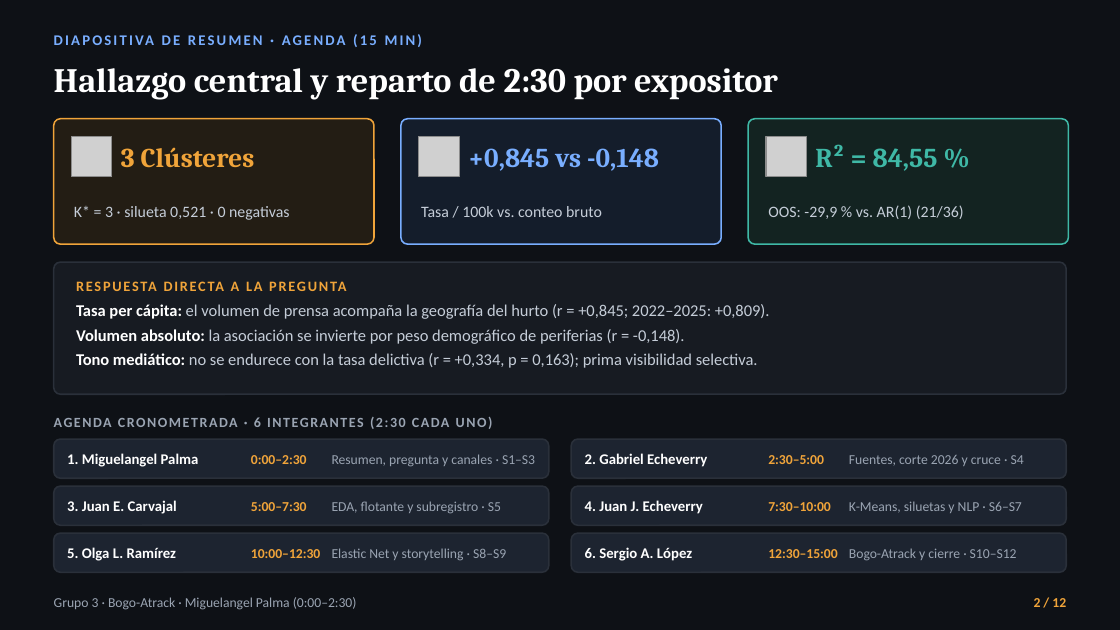
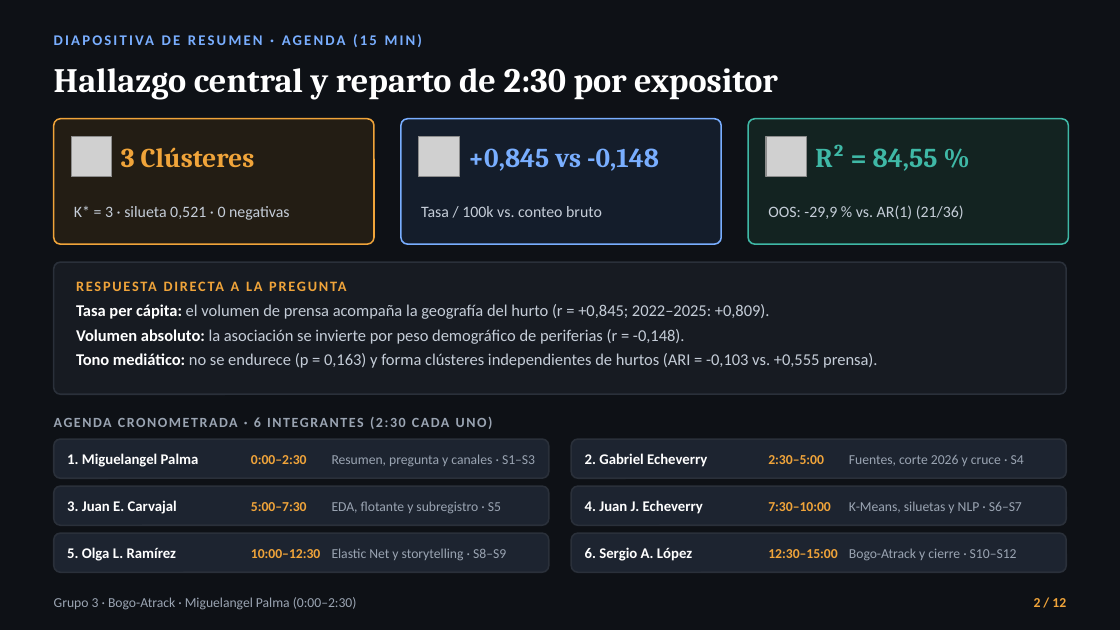
Before and after one commit to juanjo-edm/Repo_Entrega_Final_Taller_R, a slide deck: slide 2 of output/entregas/03_presentacion_plenaria/presentacion_grupo_3.pptx. Drawn at 1120x630 pixels with LibreOffice and Linux fonts; fonts in the diff are those of the drawing; grey boxes stand for pictures. Boxes give left, top, right and bottom in pixels: in the first picture for what was removed or moved away, otherwise in the second. Text is boxed around its words. In the diff, an @@ line names an element or a change of style, - is before the commit and + after.

Commit message:
Agrega clustering de sentimiento (sentometrics) y contraste multivariado vs. hurtos en Sección 6.7, Shiny y entregables finales

```diff
--- a/output/entregas/03_presentacion_plenaria/presentacion_grupo_3.pptx
+++ b/output/entregas/03_presentacion_plenaria/presentacion_grupo_3.pptx
@@ text at bbox=[76, 353, 877, 368]: text changed @@
-• Tono mediático: no se endurece con la tasa delictiva (r = +0,334, p = 0,163); prima visibilidad selectiva.
+• Tono mediático: no se endurece (p = 0,163) y forma clústeres independientes de hurtos (ARI = -0,103 vs. +0,555 prensa).
```
Also in this commit, not shown: 4 other slides changed, 28 other files.
